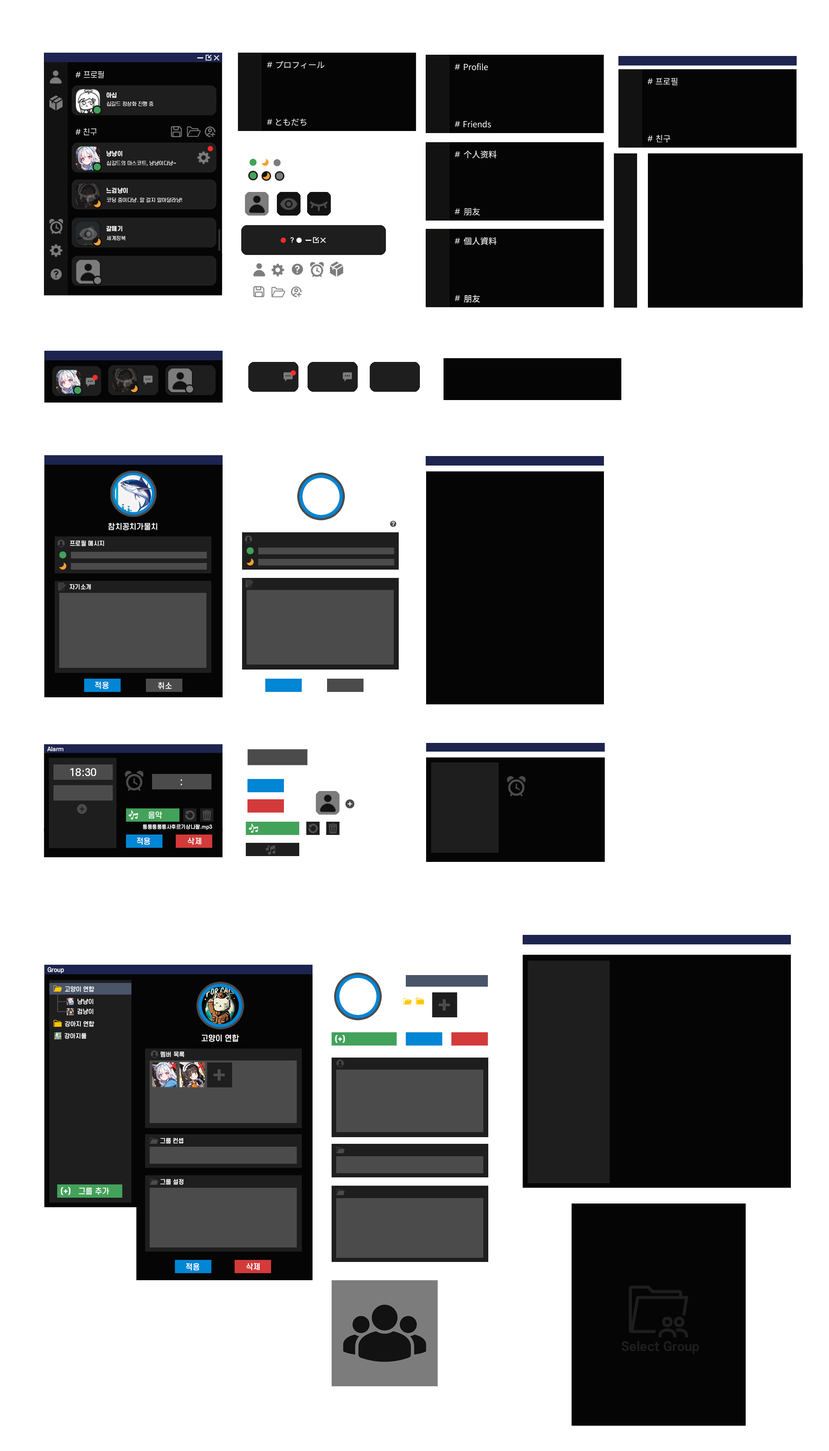
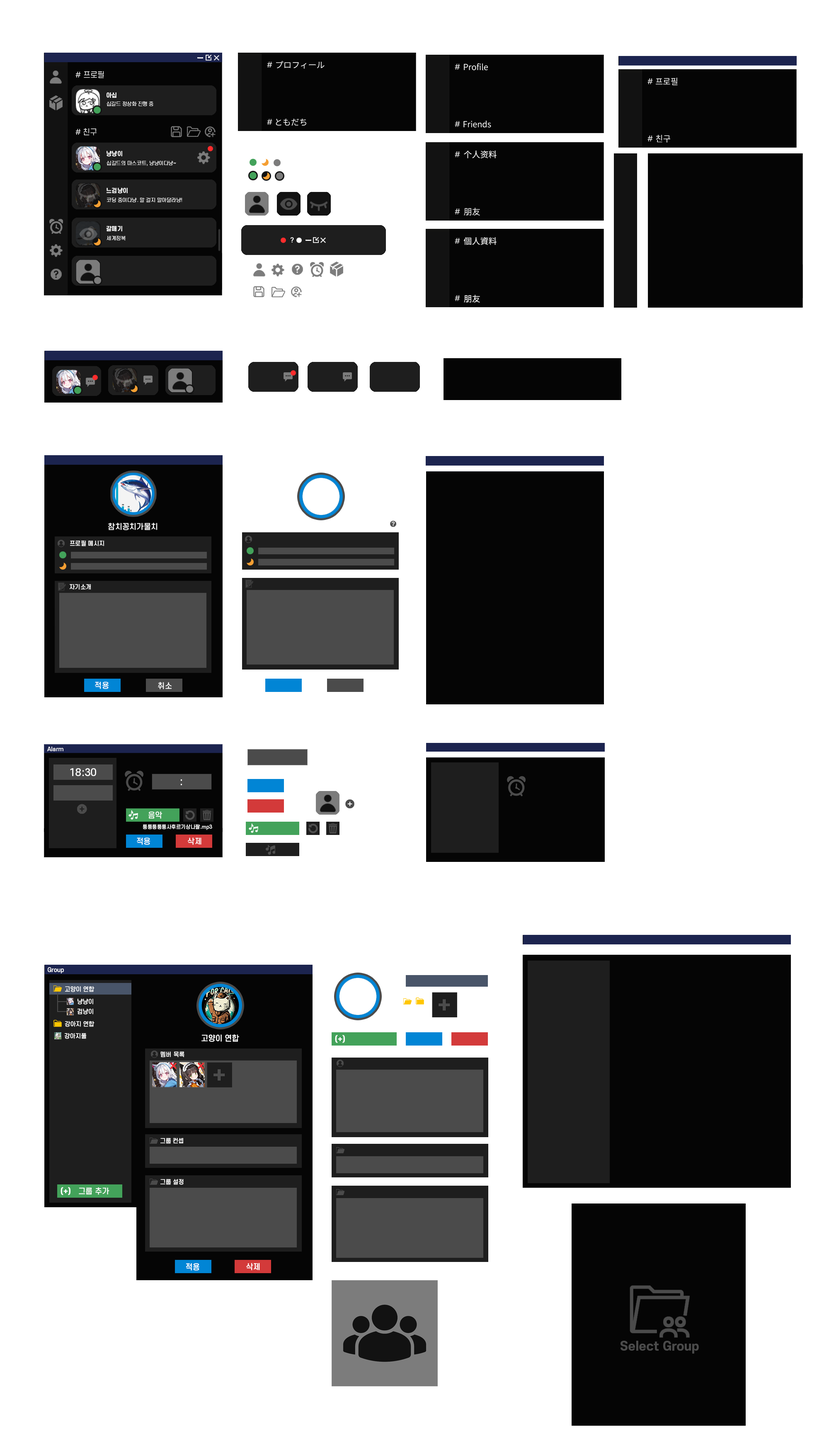
Before/after of a w=829, h=1451 layered artwork. What changed in the layer stack:
painted on "그룹_그룹선택_배경" over [620, 1285, 700, 1355]
